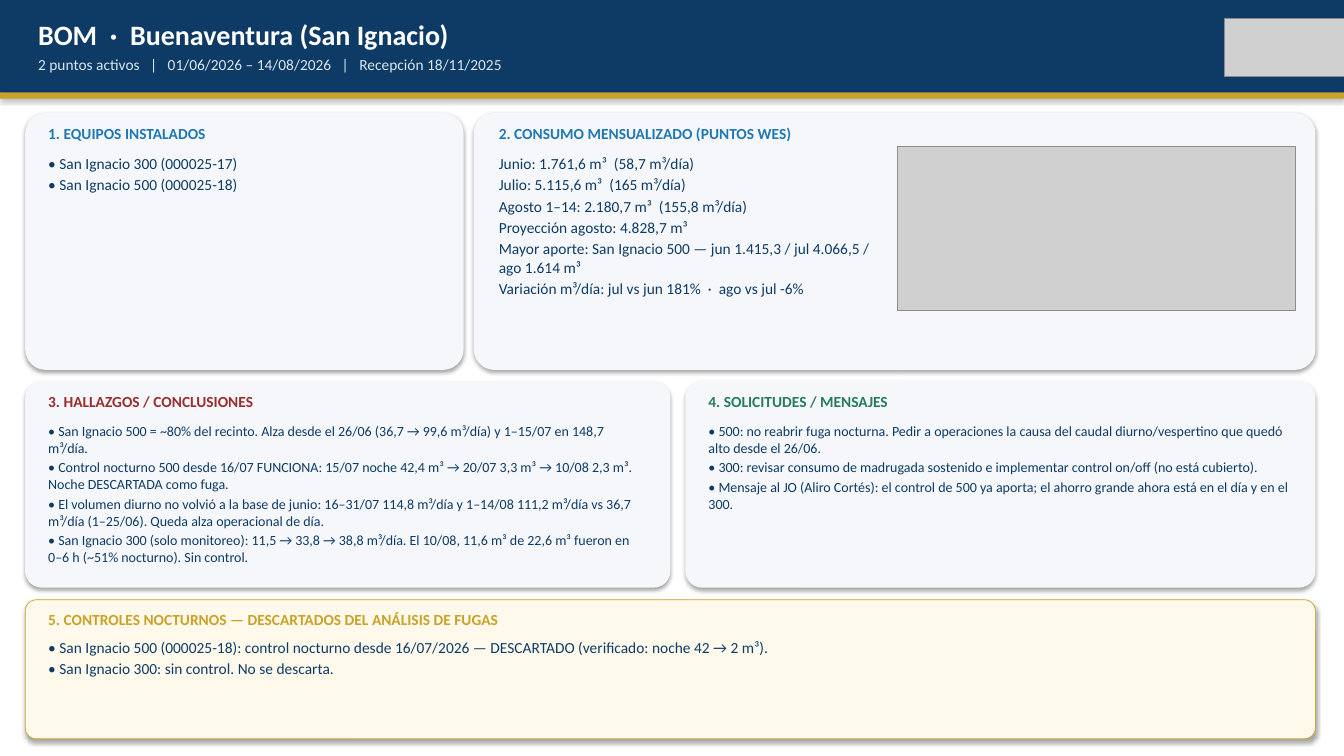
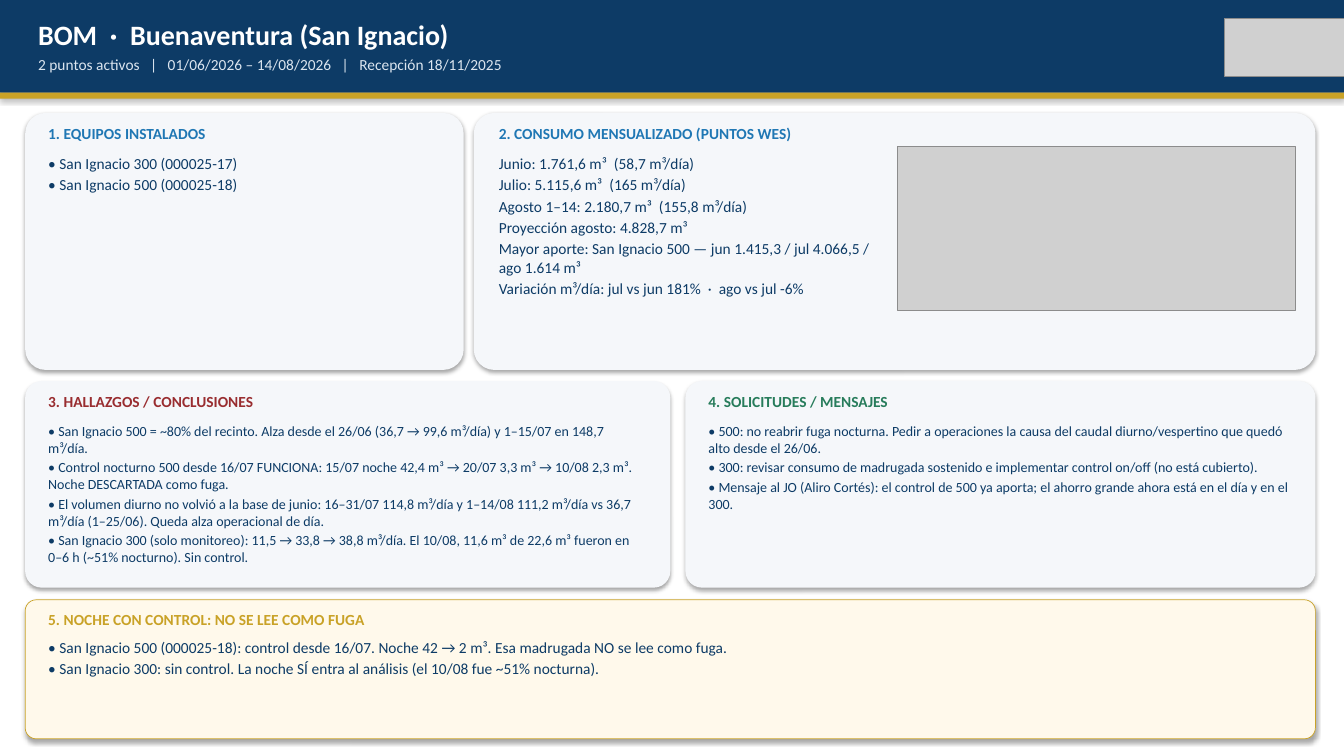
Before and after one commit to anibaloperacionesWes/wes-scripts, a slide deck: slide 6 of reports/Parque_Arauco/TMP_7MALLS/entrega_diego_anibal/Fichas_ejecutivas_Parque_Arauco_20260814.pptx. Drawn at 1344x756 pixels with LibreOffice and Linux fonts; fonts in the diff are those of the drawing; grey boxes stand for pictures. Boxes give left, top, right and bottom in pixels: in the first picture for what was removed or moved away, otherwise in the second. Text is boxed around its words. In the diff, an @@ line names an element or a change of style, - is before the commit and + after.

```diff
--- a/reports/Parque_Arauco/TMP_7MALLS/entrega_diego_anibal/Fichas_ejecutivas_Parque_Arauco_20260814.pptx
+++ b/reports/Parque_Arauco/TMP_7MALLS/entrega_diego_anibal/Fichas_ejecutivas_Parque_Arauco_20260814.pptx
@@ text at (x1=48, y1=615, x2=364, y2=625): text changed @@
-5. CONTROLES NOCTURNOS — DESCARTADOS DEL ANÁLISIS DE FUGAS
+5. NOCHE CON CONTROL: NO SE LEE COMO FUGA
@@ text at (x1=59, y1=641, x2=727, y2=677): text changed @@
-• San Ignacio 500 (000025-18): control nocturno desde 16/07/2026 — DESCARTADO (verificado: noche 42 → 2 m³).
-• San Ignacio 300: sin control. No se descarta.
+• San Ignacio 500 (000025-18): control desde 16/07. Noche 42 → 2 m³. Esa madrugada NO se lee como fuga.
+• San Ignacio 300: sin control. La noche SÍ entra al análisis (el 10/08 fue ~51% nocturna).
```
Also in this commit, not shown: 9 other slides changed, 3 other files.
